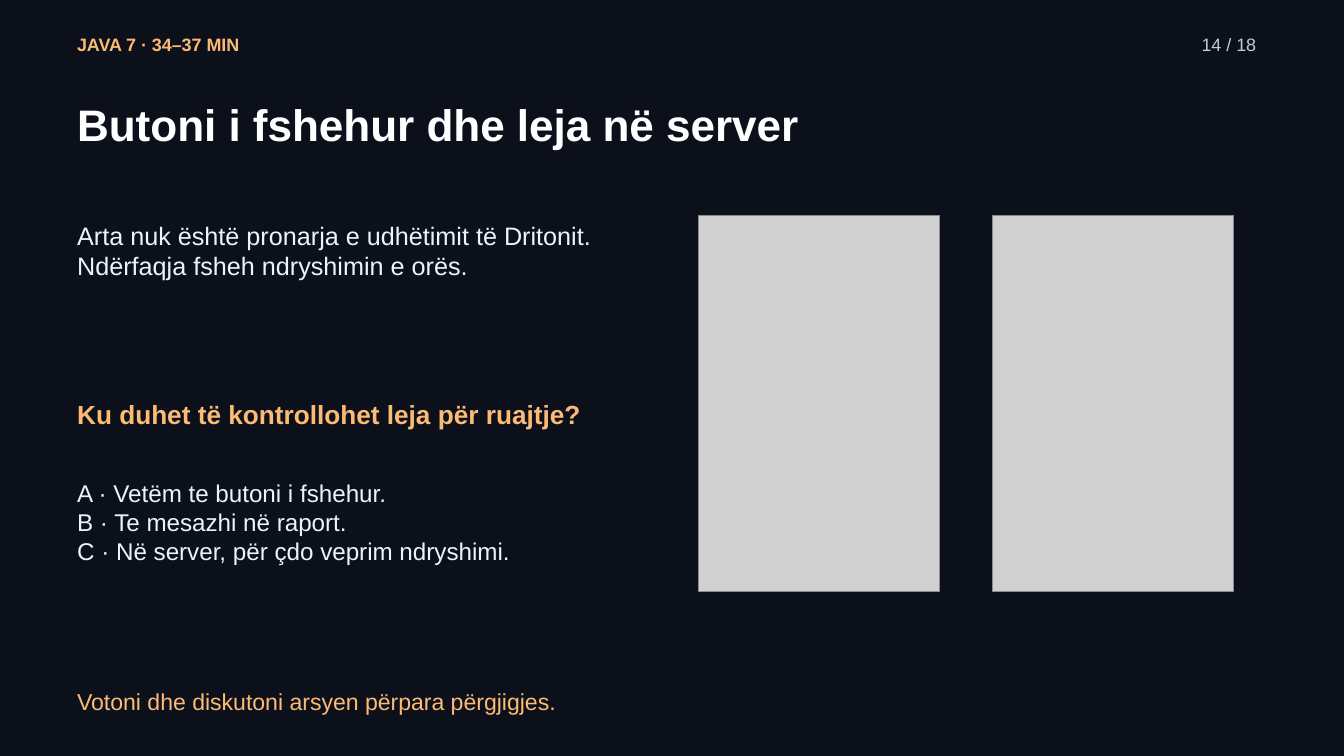
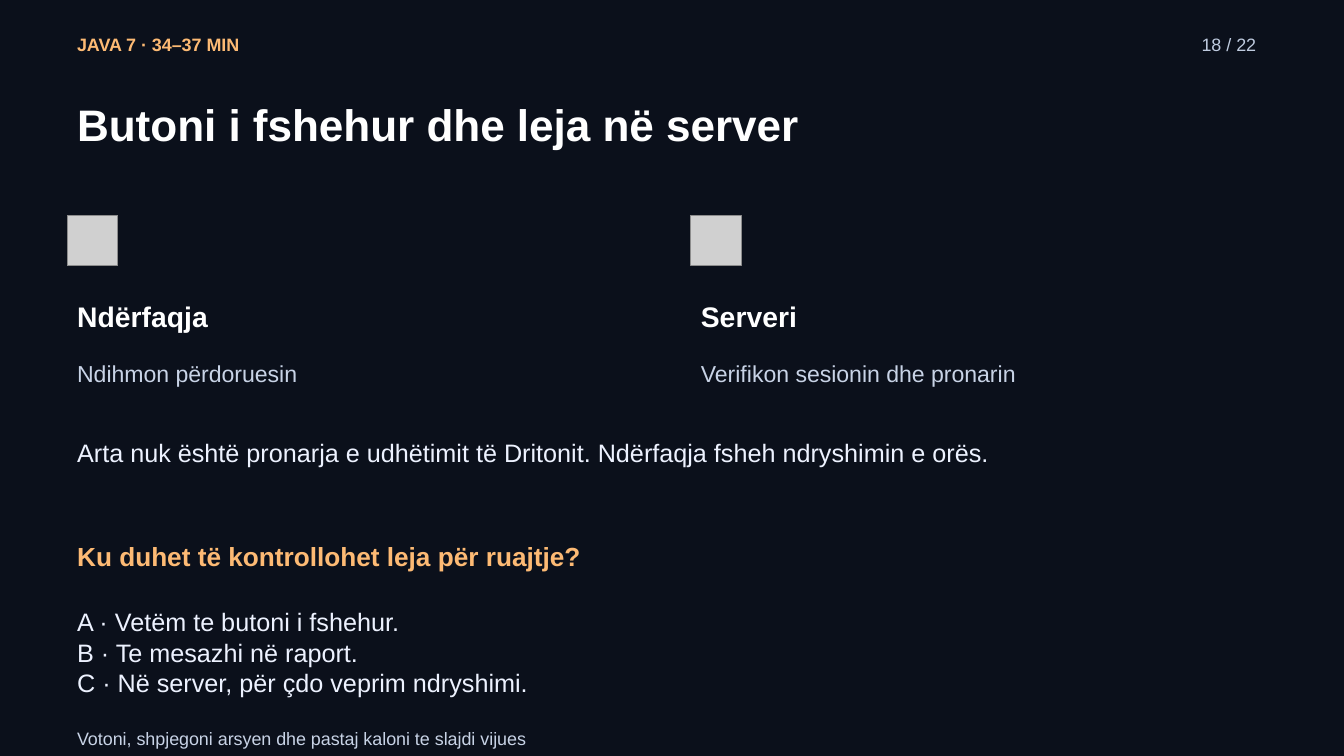
Before and after one commit to arbenl/arbenl.github.io, a slide deck: slide 18 of lendet/2026-2027/mobile/lectures/ligjerata-07-kontrolli-mvp-rideshare-2026.pptx (slide 14 before the commit). Drawn at 1344x756 pixels with LibreOffice and Linux fonts; fonts in the diff are those of the drawing; grey boxes stand for pictures. Boxes give left, top, right and bottom in pixels: in the first picture for what was removed or moved away, otherwise in the second. Text is boxed around its words. In the diff, an @@ line names an element or a change of style, - is before the commit and + after.

```diff
--- a/lendet/2026-2027/mobile/lectures/ligjerata-07-kontrolli-mvp-rideshare-2026.pptx
+++ b/lendet/2026-2027/mobile/lectures/ligjerata-07-kontrolli-mvp-rideshare-2026.pptx
@@ text at (1202, 38, 1256, 51): text changed @@
-14 / 18
+18 / 22
@@ picture added at (68, 216, 118, 266) @@
@@ picture added at (691, 216, 741, 266) @@
@@ picture removed at (699, 216, 941, 592) @@
@@ picture removed at (992, 216, 1234, 592) @@
@@ text added at (77, 306, 208, 333), 20.2 pt, text #FFFFFF, bold @@
+Ndërfaqja
@@ text added at (701, 306, 797, 328), 20.2 pt, text #FFFFFF, bold @@
+Serveri
@@ text added at (77, 365, 298, 387), 16.5 pt, text #C8D3E6 @@
+Ndihmon përdoruesin
@@ text added at (701, 365, 1015, 387), 16.5 pt, text #C8D3E6 @@
+Verifikon sesionin dhe pronarin
@@ text "Arta nuk është pronarja e ..." rewrapped from (77, 226, 591, 281) to (77, 443, 988, 468) @@
@@ text "Ku duhet të kontrollohet leja ...": place and size @@
-text "Ku duhet të kontrollohet leja ..." at (77, 405, 581, 430)
+text "Ku duhet të kontrollohet leja ..." at (77, 547, 581, 572)
@@ text "A · Vetëm te butoni ...": place and size @@
-text "A · Vetëm te butoni ..." at (77, 484, 509, 565)
+text "A · Vetëm te butoni ..." at (77, 612, 528, 697)
@@ text "A · Vetëm te butoni ..." at (77, 612, 528, 697): size 17.2 to 18 pt @@
@@ text at (77, 732, 526, 749): text changed; size 16.5 to 12.8 pt; text colour #FDBA74 to #C8D3E6 @@
-Votoni dhe diskutoni arsyen përpara përgjigjes.
+Votoni, shpjegoni arsyen dhe pastaj kaloni te slajdi vijues
```
Also in this commit, not shown: 17 other slides changed, 4 slides added, 21 other files.
